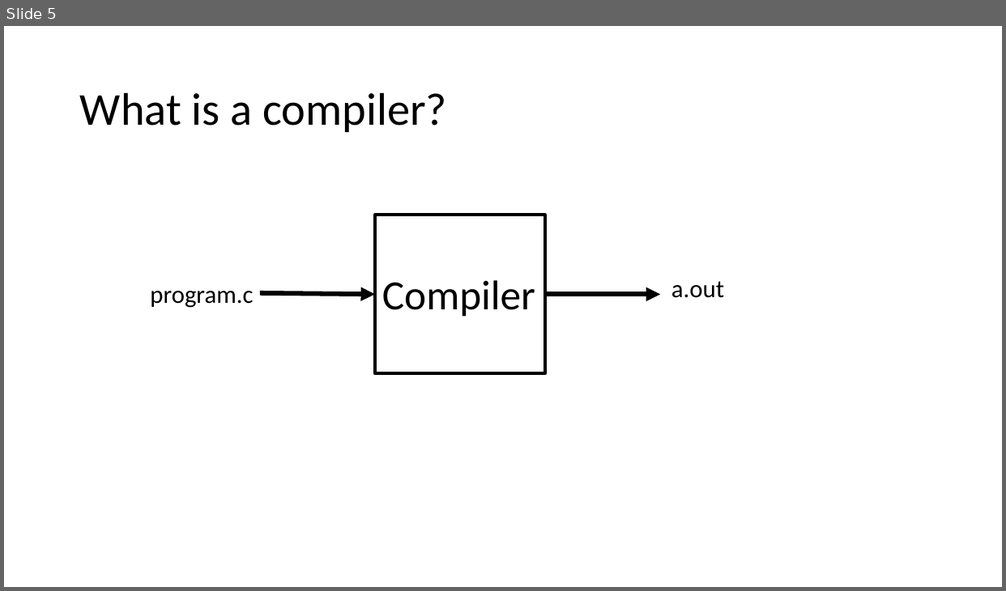
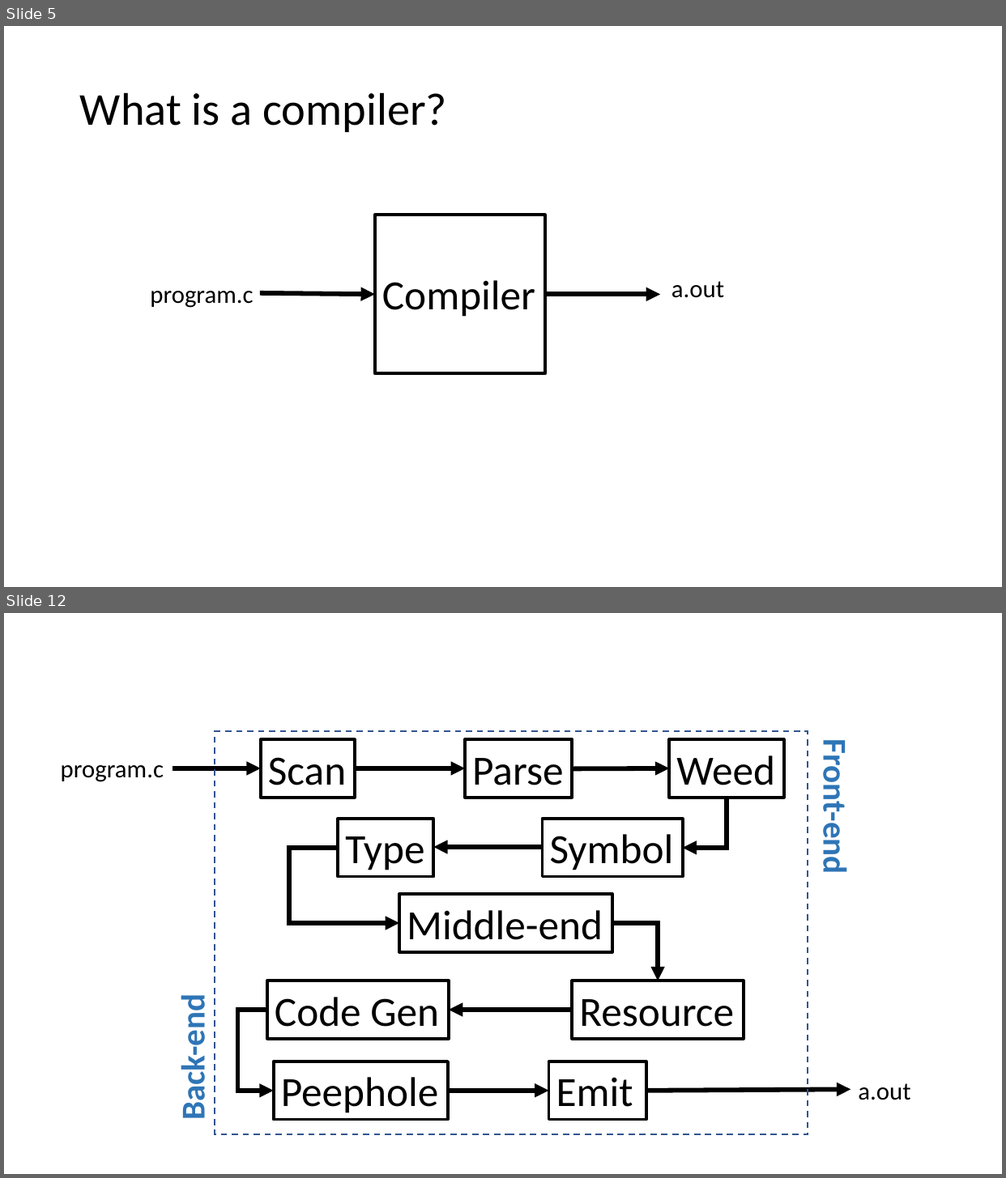
Before and after one commit to matthewbdwyer/matthewbdwyer.github.io, a slide deck: 6620/slides/Introduction.pptx. Shown one above the other, each under a label of ours: slide 5 before the commit, slides 5 and 12 after it; the slides between them are not shown. The pictures are 1006x591 and 1006x1178 pixels, drawn with LibreOffice and Linux fonts; fonts in the diff are those of the drawing. Boxes give left, top, right and bottom in pixels: in the first picture for what was removed or moved away, otherwise in the second. Text is boxed around its words. In the diff, an @@ line names an element or a change of style, - is before the commit and + after.

```diff
--- a/6620/slides/Introduction.pptx
+++ b/6620/slides/Introduction.pptx
@@ slide 12 added at [4,613,1002,1174], background #FFFFFF @@
@@ rectangle added at [215,731,808,1135], outline #325491 1.5 pt dashed @@
@@ rectangle added at [261,739,355,797], outline #000000 3 pt, 40 pt, text #000000 @@
+Scan
@@ rectangle added at [465,739,572,797], outline #000000 3 pt, 40 pt, text #000000 @@
+Parse
@@ rectangle added at [670,739,784,797], outline #000000 3 pt, 40 pt, text #000000 @@
+Weed
@@ text added at [815,752,855,871], 32 pt, text #2E75B6, bold @@
+Front-end
@@ text added at [61,765,164,782], 24 pt, text #000000 @@
+program.c
@@ arrow added from (172, 769) to (261, 769), #000000 4.5 pt @@
@@ arrow added from (355, 769) to (465, 769), #000000 4.5 pt @@
@@ arrow added from (572, 769) to (670, 769), #000000 4.5 pt @@
@@ elbow arrow added from (727, 797) to (683, 848), #000000 4.5 pt @@
@@ rectangle added at [338,819,434,876], outline #000000 3 pt, 40 pt, text #000000 @@
+Type
@@ rectangle added at [543,819,682,876], outline #000000 3 pt, 40 pt, text #000000 @@
+Symbol
@@ elbow arrow added from (338, 848) to (399, 923), #000000 4.5 pt @@
@@ arrow added from (543, 847) to (434, 847), #000000 4.5 pt @@
@@ rectangle added at [399,895,612,952], outline #000000 3 pt, 40 pt, text #000000 @@
+Middle-end
@@ elbow arrow added from (612, 923) to (658, 982), #000000 4.5 pt @@
@@ rectangle added at [267,982,449,1039], outline #000000 3 pt, 40 pt, text #000000 @@
+Code Gen
@@ rectangle added at [572,982,744,1039], outline #000000 3 pt, 40 pt, text #000000 @@
+Resource
@@ text added at [173,1006,214,1116], 32 pt, text #2E75B6, bold @@
+Back-end
@@ elbow arrow added from (267, 1010) to (274, 1091), #000000 4.5 pt @@
@@ arrow added from (572, 1010) to (449, 1010), #000000 4.5 pt @@
@@ rectangle added at [274,1063,448,1120], outline #000000 3 pt, 40 pt, text #000000 @@
+Peephole
@@ rectangle added at [549,1063,646,1120], outline #000000 3 pt, 40 pt, text #000000 @@
+Emit
@@ arrow added from (448, 1091) to (549, 1091), #000000 4.5 pt @@
@@ arrow added from (646, 1091) to (850, 1090), #000000 4.5 pt @@
@@ text added at [858,1084,910,1101], 24 pt, text #000000 @@
+a.out
```
Also in this commit, not shown: 3 slides changed, 10 other slides added, 2 slides removed, 13 other files.
